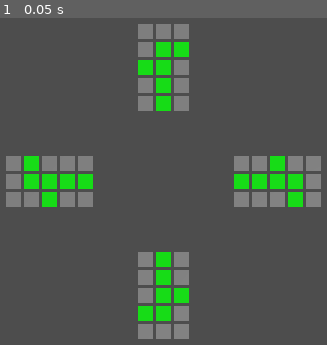
Above: before the commit, frame 1.
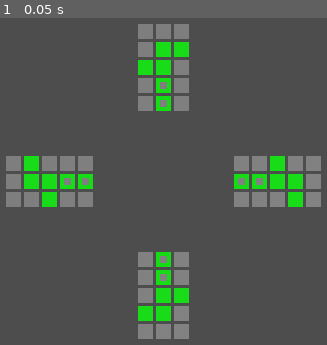
Above: after the commit, the same moment.

Repository: Alucard666haku/ludo-godot
Game: Godot game, scene res://scenes/main.tscn
The game is run twice, just before and just after one commit, with the same random seed, the same clock (stepped at 60 frames per second) and the same inputs.
Inputs:
- Up to frame 1 (0.05 s): no input

The runs differ from the first frame. In frame 1, 0.4% of the frame differs, in the area x 19-81%, y 19-81%.

Commit message:
kk
Co-authored-by: Copilot <copilot@github.com>

Diff:
--- a/scripts/camp.gd
+++ b/scripts/camp.gd
@@ -9,12 +9,15 @@
 @onready var path = $Path # Node enfant avec le script path.gd
 
 var tiles = []
+var pawns = []
+var player_id: int = 0
 
 func _ready():
 	generate_tiles()
 	apply_material()
 	apply_safe_logic()  # ← après le matériau de base
 	path.setup(self, tiles)  # ← initialise le chemin avec les tuiles générées
+	spawn_pawns()  # ← génère les 4 pions du joueur
 
 func generate_tiles():
 	var container = $Tiles
@@ -62,3 +65,45 @@
 			tiles[i].set_safe(true)
 		elif x == 2 and z == 1:
 			tiles[i].set_safe(true)
+
+func spawn_pawns():
+	var container = $Tiles  # On ajoute les pions dans le même conteneur que les tuiles
+
+	# Positions de départ des pions (à la maison)
+	# Utilise les tuiles du fond du camp : z=3 et z=4, x=0 et x=1
+	var home_coords = [
+		Vector2i(3, 0),  # z=3, x=0
+		Vector2i(3, 1),  # z=3, x=1
+		Vector2i(4, 0),  # z=4, x=0
+		Vector2i(4, 1),  # z=4, x=1
+	]
+
+	var cols = 3
+	for i in range(4):
+		var coord = home_coords[i]
+		var z = coord.x
+		var x = coord.y
+		var index = z * cols + x
+
+		if index >= 0 and index < tiles.size():
+			var tile = tiles[index]
+
+			# Crée le pion
+			var pawn = Node3D.new()
+			pawn.script = load("res://scripts/pawn.gd")
+			pawn.name = "Pawn" + str(i)
+
+			# Ajoute un MeshInstance3D pour la visualisation
+			var mesh = MeshInstance3D.new()
+			mesh.mesh = BoxMesh.new()
+			mesh.scale = Vector3(0.5, 0.5, 0.5)
+			pawn.add_child(mesh)
+
+			container.add_child(pawn)
+			pawns.append(pawn)
+
+			# Positionne le pion sur la tuile
+			pawn.position = tile.position + Vector3(0, 0.5, 0)
+			pawn.set_player_id(player_id)
+
+	print("[Camp] Généré ", pawns.size(), " pions pour le joueur ", player_id)
--- a/scripts/main.gd
+++ b/scripts/main.gd
@@ -40,3 +40,6 @@
 		# 👉 position autour du centre
 		var distance = 10
 		camp.position = Vector3(0, 0, -distance).rotated(Vector3.UP, deg_to_rad(angle))
+
+		# 👉 assigne l'ID du joueur
+		camp.player_id = i
--- /dev/null
+++ b/scripts/pawn.gd
@@ -0,0 +1,58 @@
+extends Node3D
+
+var mesh_instance: MeshInstance3D
+
+# Identifiant du joueur propriétaire
+var player_id: int = 0
+
+# Position sur le chemin (-1 = à la maison)
+var path_position: int = -1
+
+# Si le pion est en sécurité
+var is_safe: bool = false
+
+# Couleurs pour les joueurs
+const PLAYER_COLORS = [
+	Color(1, 0, 0),  # Rouge
+	Color(0, 1, 0),  # Vert
+	Color(0, 0, 1),  # Bleu
+	Color(1, 1, 0),  # Jaune
+	Color(1, 0, 1),  # Magenta
+	Color(0, 1, 1),  # Cyan
+	Color(1, 0.5, 0),  # Orange
+	Color(0.5, 0, 1),  # Violet
+]
+
+func _ready():
+	# Récupère la référence au MeshInstance3D
+	mesh_instance = $MeshInstance3D
+
+	# Applique la couleur du joueur
+	apply_player_color()
+
+func apply_player_color():
+	if mesh_instance:
+		var mat = StandardMaterial3D.new()
+		mat.albedo_color = PLAYER_COLORS[player_id % PLAYER_COLORS.size()]
+		mesh_instance.material_override = mat
+
+func set_player_id(id: int):
+	player_id = id
+	apply_player_color()  # Met à jour la couleur si changé après _ready
+
+func set_path_position(pos: int):
+	path_position = pos
+
+func set_safe(value: bool):
+	is_safe = value
+	# Changer la couleur ou l'apparence pour indiquer sécurité
+	if value:
+		if mesh_instance and mesh_instance.material_override:
+			var mat = mesh_instance.material_override.duplicate()
+			mat.albedo_color = Color(0, 1, 1)  # Cyan pour sécurité
+			mesh_instance.material_override = mat
+
+# Fonction pour déplacer le pion (à implémenter plus tard)
+func move_to_tile(tile: Node3D):
+	if tile:
+		position = tile.position + Vector3(0, 0.5, 0)  # Légèrement au-dessus de la tuile
Not shown, added: scripts/pawn.gd.uid
